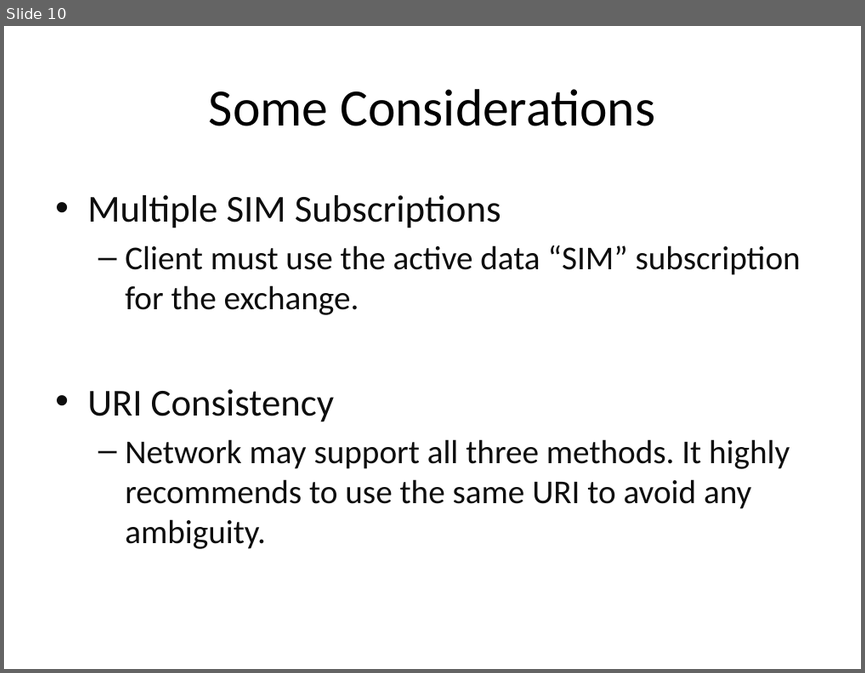
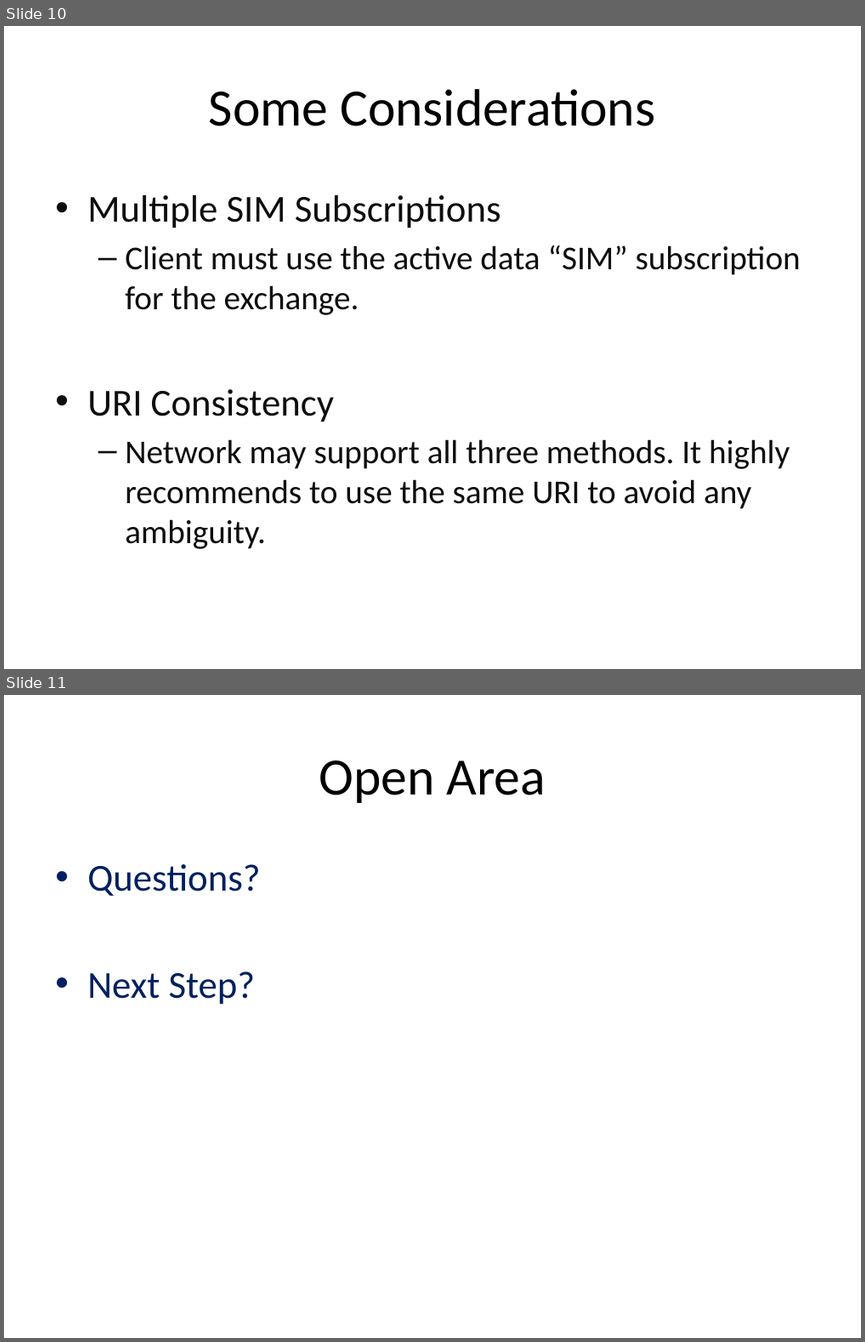
Before and after one commit to lightcable/mobile_sub_info, a slide deck: mobile-sub-info.pptx. Shown one above the other, each under a label of ours: slide 10 before the commit, slides 10 and 11 after it. The pictures are 865x673 and 865x1342 pixels, drawn with LibreOffice and Linux fonts; fonts in the diff are those of the drawing. Boxes give left, top, right and bottom in pixels: in the first picture for what was removed or moved away, otherwise in the second. Text is boxed around its words. In the diff, an @@ line names an element or a change of style, - is before the commit and + after.

```diff
--- a/mobile-sub-info.pptx
+++ b/mobile-sub-info.pptx
@@ slide 11 added at bbox=[4, 695, 861, 1338], background #FFFFFF @@
@@ title added at bbox=[319, 760, 545, 803], 44 pt, text #000000 @@
+Open Area
@@ text added at bbox=[87, 864, 260, 1004], 32 pt, text #002060 @@
+• Questions?
+• Next Step?
```
